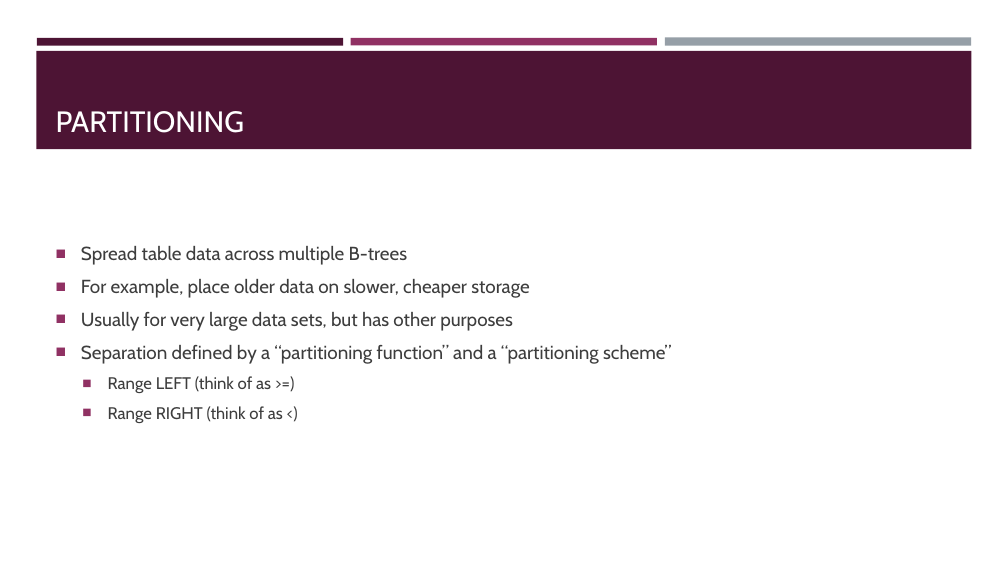
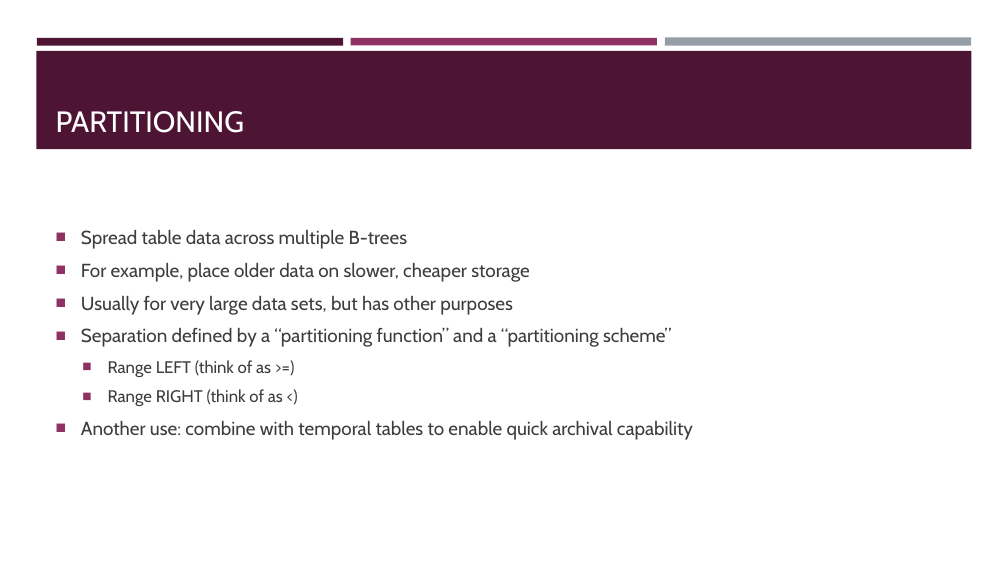
Before and after one commit to sqltran/SevenAwesomeSQLFeatures, a slide deck: slide 24 of AwesomeFreeSQLServerFeatures.pptx. Drawn at 1008x567 pixels with LibreOffice and Linux fonts; fonts in the diff are those of the drawing. Boxes give left, top, right and bottom in pixels: in the first picture for what was removed or moved away, otherwise in the second. Text is boxed around its words. In the diff, an @@ line names an element or a change of style, - is before the commit and + after.

```diff
--- a/AwesomeFreeSQLServerFeatures.pptx
+++ b/AwesomeFreeSQLServerFeatures.pptx
@@ text at (81, 421, 693, 440): paragraph added @@
+■ Another use: combine with temporal tables to enable quick archival capability
```
Also in this commit, not shown: 1 other slide changed, 1 slide removed.
